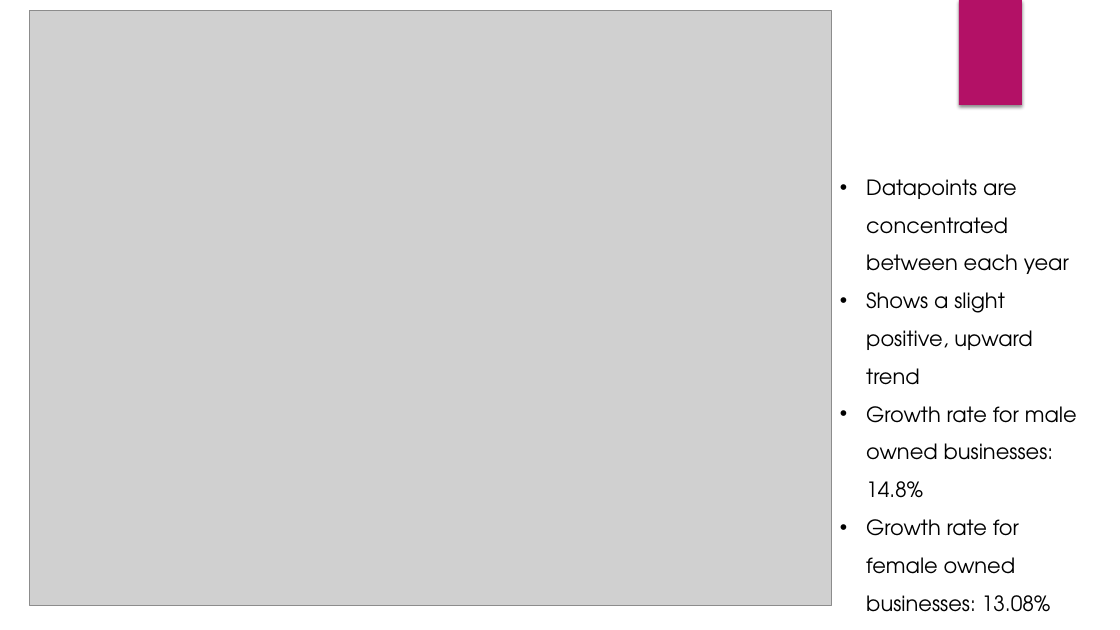
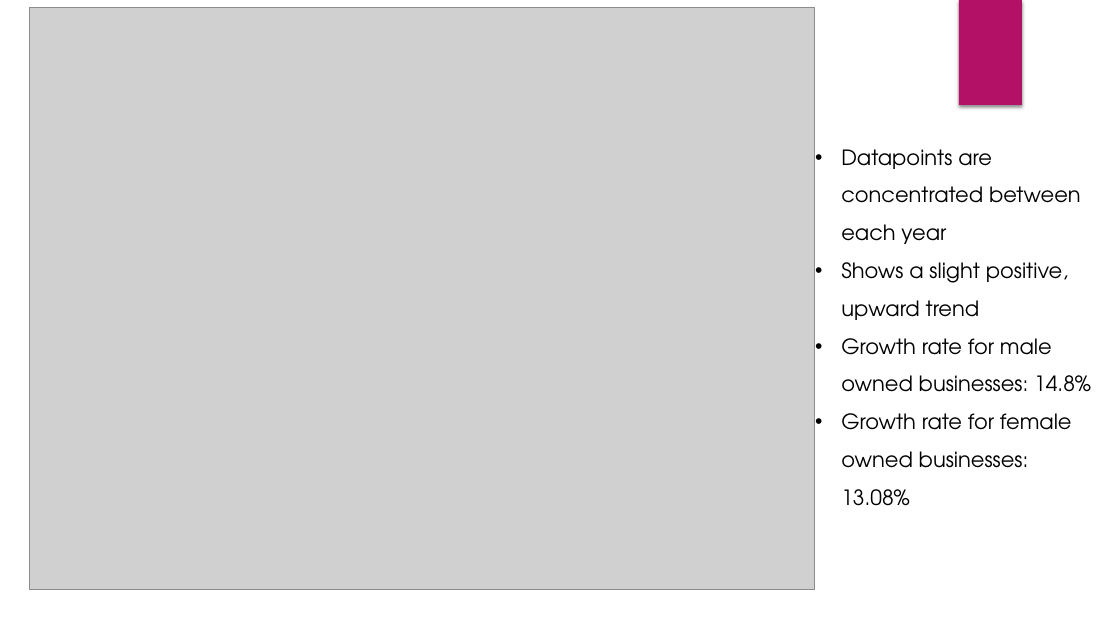
Before and after one commit to janolos/Team-WIB, a slide deck: slide 18 of Women In Business Presentation.pptx. Drawn at 1120x630 pixels with LibreOffice and Linux fonts; fonts in the diff are those of the drawing; grey boxes stand for pictures. Boxes give left, top, right and bottom in pixels: in the first picture for what was removed or moved away, otherwise in the second. Text is boxed around its words. In the diff, an @@ line names an element or a change of style, - is before the commit and + after.

```diff
--- a/Women In Business Presentation.pptx
+++ b/Women In Business Presentation.pptx
@@ picture: place and size @@
-picture at <box>29,11,832,606</box>
+picture at <box>29,8,814,589</box>
@@ text "Datapoints are concentrated between each ..." rewrapped from <box>866,179,1077,612</box> to <box>841,149,1091,506</box> @@
```
Also in this commit, not shown: 7 other slides changed, 4 slides added, 1 slide removed.
